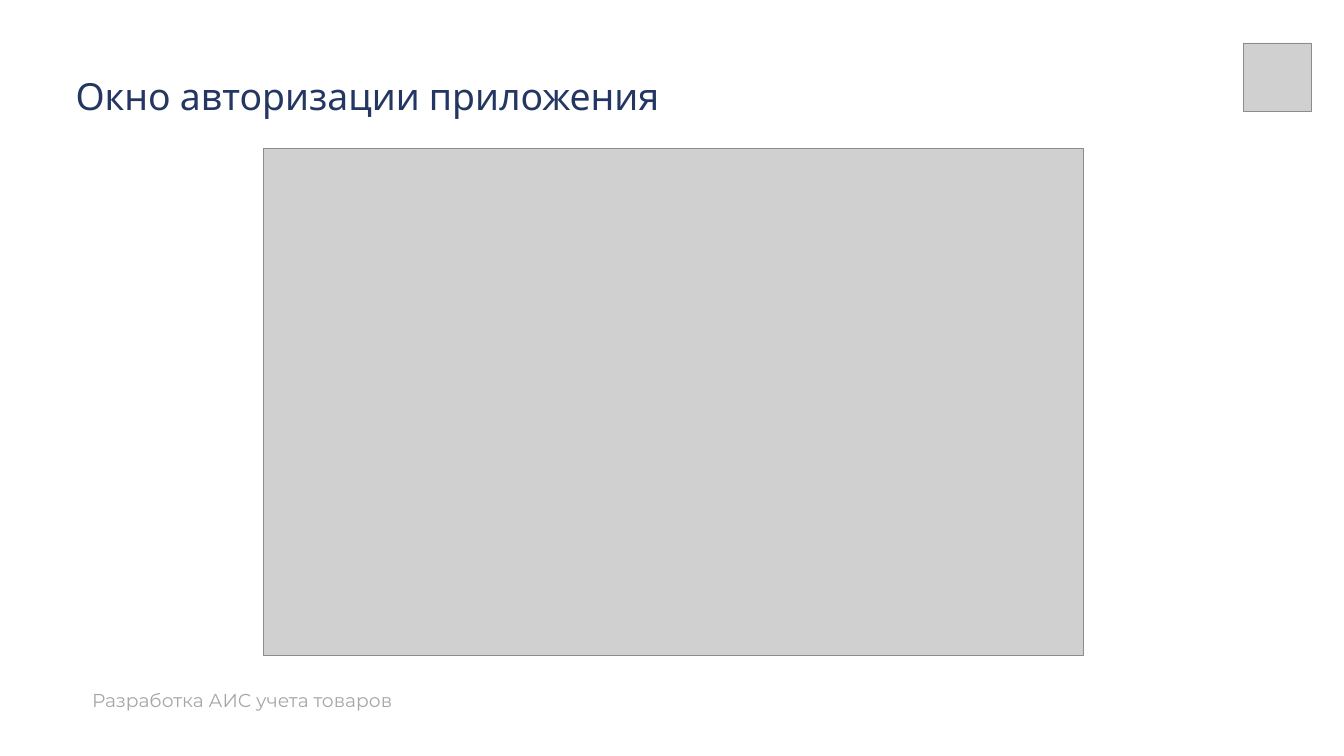
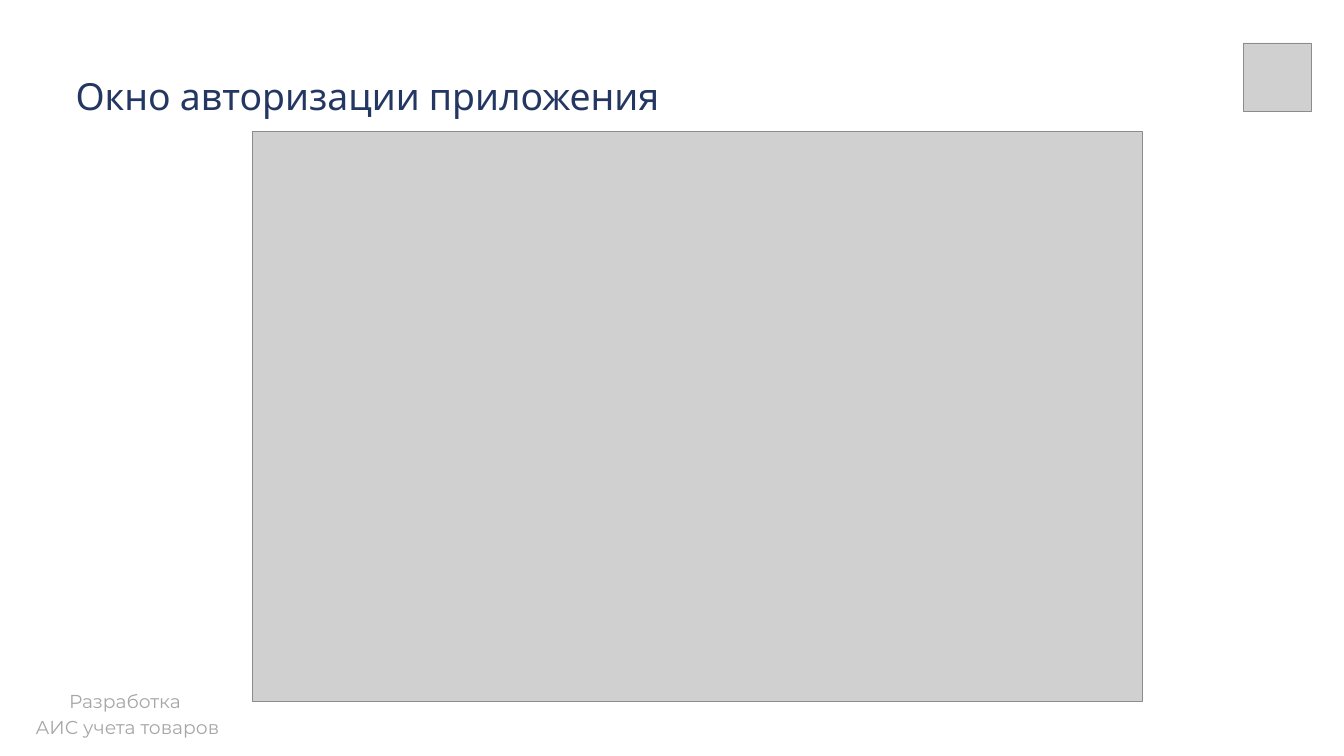
Before and after one commit to Dianoil/CensusGoods, a slide deck: slide 12 of dipl/дипломная презента.pptx. Drawn at 1344x756 pixels with LibreOffice and Linux fonts; fonts in the diff are those of the drawing; grey boxes stand for pictures. Boxes give left, top, right and bottom in pixels: in the first picture for what was removed or moved away, otherwise in the second. Text is boxed around its words. In the diff, an @@ line names an element or a change of style, - is before the commit and + after.

```diff
--- a/dipl/дипломная презента.pptx
+++ b/dipl/дипломная презента.pptx
@@ picture: place and size @@
-picture at (263,149,1084,656)
+picture at (252,132,1142,702)
@@ text at (36,694,220,738): text changed @@
-Разработка АИС учета товаров
+Разработка
+АИС учета товаров
```
Also in this commit, not shown: 11 other slides changed, 2 slides added, 4 other files.
